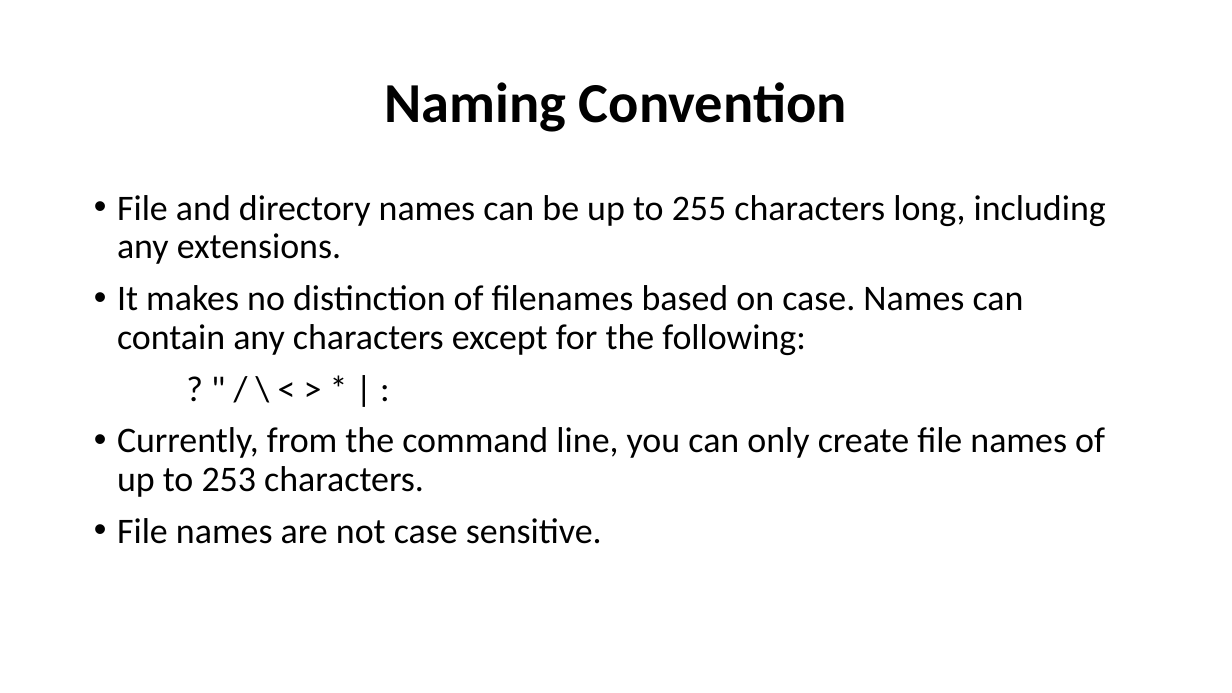
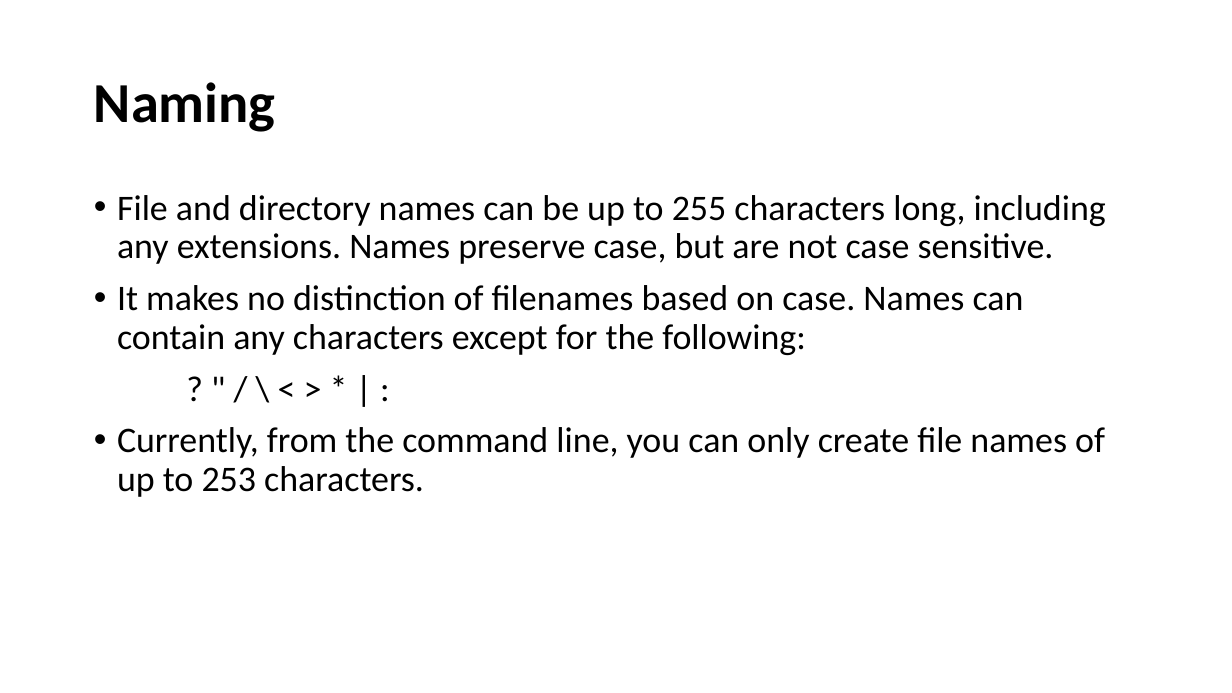
Before and after one commit to amolhadkar71/PPT-s, a slide deck: slide 8 of Types of File System.pptx (slide 11 before the commit). Drawn at 1232x693 pixels with LibreOffice and Linux fonts; fonts in the diff are those of the drawing. Boxes give left, top, right and bottom in pixels: in the first picture for what was removed or moved away, otherwise in the second. Text is boxed around its words. In the diff, an @@ line names an element or a change of style, - is before the commit and + after.

```diff
--- a/Types of File System.pptx
+++ b/Types of File System.pptx
@@ title at <box>94,82,276,132</box>: text changed @@
-Naming Convention
+Naming
@@ text at <box>117,195,1106,264</box>: text changed @@
-• File and directory names can be up to 255 characters long, including any extensions.
+• File and directory names can be up to 255 characters long, including any extensions. Names preserve case, but are not case sensitive.
@@ text at <box>117,518,602,544</box>: paragraph removed @@
-• File names are not case sensitive.
```
Also in this commit, not shown: 8 other slides changed, 2 slides added, 6 slides removed, 2 other files.
